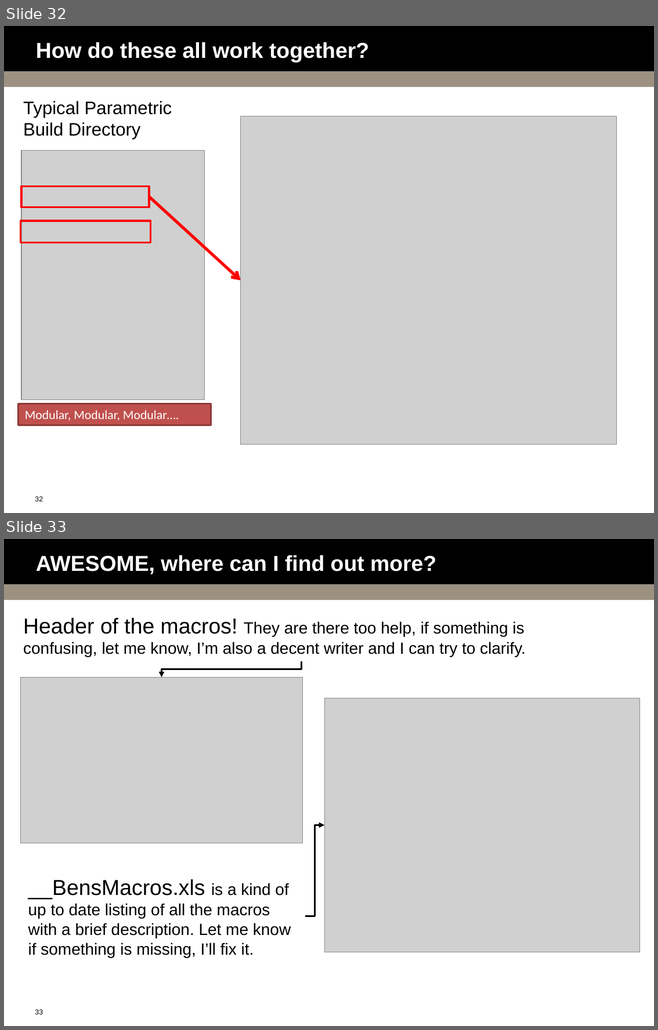
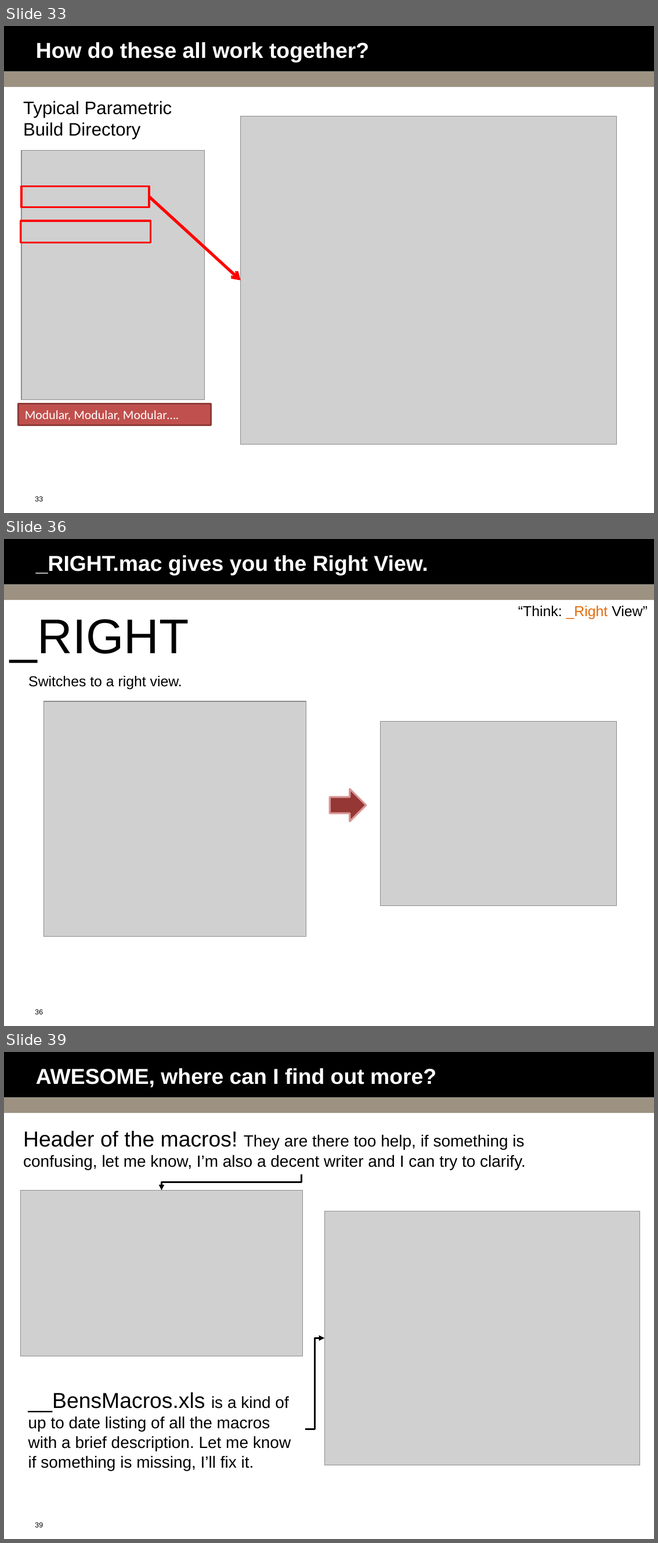
Before and after one commit to bguest/ansys-macros, a slide deck: Macro-Mania.pptx. Shown one above the other, each under a label of ours: slides 32 and 33 before the commit, slides 33, 36 and 39 after it; the slides between them are not shown. The pictures are 658x1030 and 658x1543 pixels, drawn with LibreOffice and Linux fonts; fonts in the diff are those of the drawing; grey boxes stand for pictures; background and template pictures are left out. Boxes give left, top, right and bottom in pixels: in the first picture for what was removed or moved away, otherwise in the second. Text is boxed around its words. In the diff, an @@ line names an element or a change of style, - is before the commit and + after.

```diff
--- a/Macro-Mania.pptx
+++ b/Macro-Mania.pptx
@@ slide 36 added at <box>4,539,654,1026</box>, background #FFFFFF; not listed: 3 template elements that a slide beside it also shows @@
@@ title added at <box>36,555,427,576</box>, 24 pt, text #FFFFFF, bold @@
+_RIGHT.mac gives you the Right View.
@@ text added at <box>518,606,647,619</box>, 16 pt, text #000000 @@
+“Think: _Right View”
@@ text added at <box>10,619,189,662</box>, 54 pt, text #000000 @@
+_RIGHT
@@ text added at <box>28,676,182,689</box>, 16 pt, text #000000 @@
+Switches to a right view.
@@ picture added at <box>43,701,306,936</box> @@
@@ picture added at <box>380,721,616,906</box> @@
@@ right arrow added at <box>329,789,366,821</box>, fill #953735, outline #D99694 2 pt @@
@@ what was slide 32 is now slide 33 @@
@@ page number at <box>35,496,43,502</box>: text changed @@
-32
+33
@@ what was slide 33 is now slide 39 @@
@@ page number at <box>35,1522,43,1528</box>: text changed @@
-33
+39
```
Also in this commit, not shown: 5 other slides added, 5 other files.
